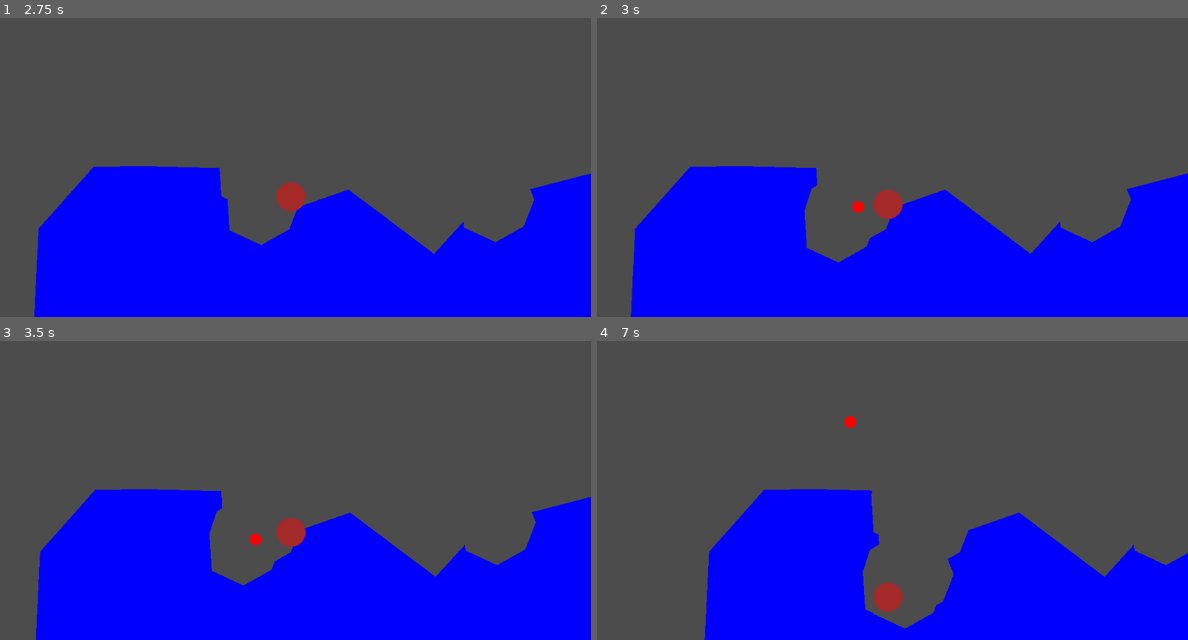
Above: before the commit, frames 1-4 (two rows, left to right).
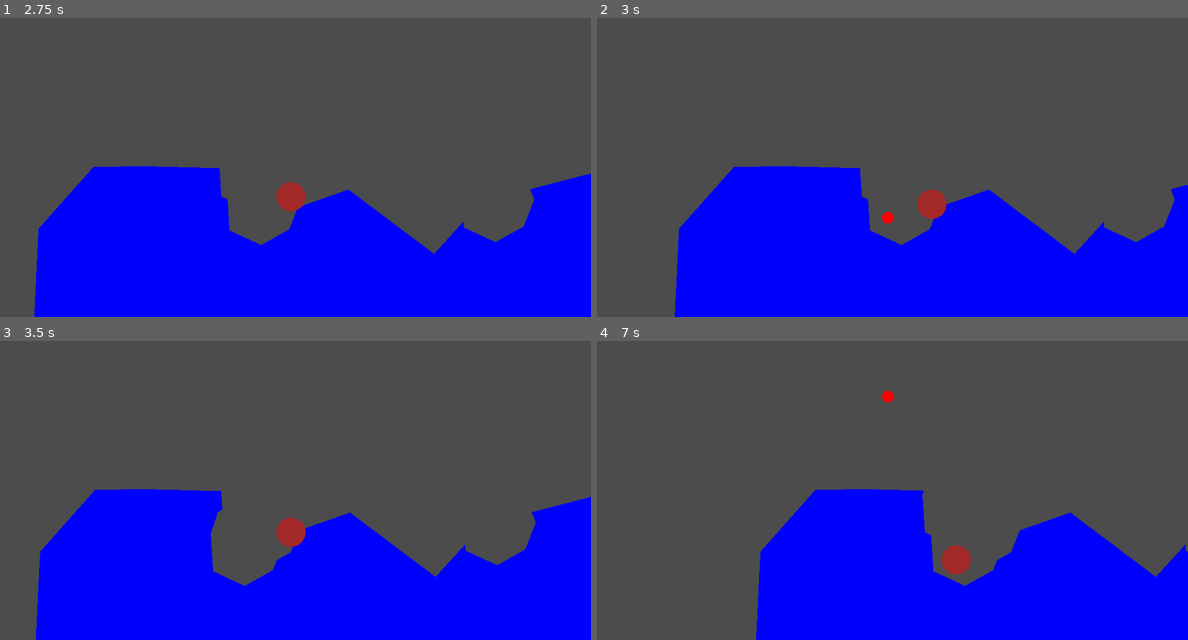
Above: after the commit, the same moments.

Repository: the-g-force/GGJ23
Game: Godot game, scene res://World/World.tscn
Two runs of this game, one before a commit and one after it. Both use one fixed random seed, a clock stepped at 60 frames per second and the inputs below.
Inputs (mouse positions are in pixels of both pictures, inside the frame that each line leads up to):
- Up to frame 1 (2.75 s): move the mouse to (425, 122) at 0.52 s; hold Space (p0_shoot) 0.53-1.28 s; hold D (p0_right) 0.53-2.03 s; move the mouse to (171, 158) at 1.27 s; tap Space (p0_shoot) at 1.35 s; move the mouse to (348, 65) at 2.02 s; hold A (p0_left) from 2.03 s (still down); hold Space (p0_shoot) from 2.03 s (still down)
- Up to frame 2 (3 s): move the mouse to (857, 212) at 2.77 s; release A (p0_left) at 2.78 s; release Space (p0_shoot) at 2.78 s; hold D (p0_right) from 2.78 s (still down); tap Space (p0_shoot) at 2.85 s
- Up to frame 3 (3.5 s): keep holding D (p0_right)
- Up to frame 4 (7 s): move the mouse to (1069, 517) at 3.52 s; hold Space (p0_shoot) 3.53-4.28 s; move the mouse to (709, 412) at 4.27 s; release D (p0_right) at 4.28 s; hold A (p0_left) 4.28-5.03 s; tap Space (p0_shoot) at 4.35, 5.85 s; move the mouse to (916, 463) at 5.02 s; hold D (p0_right) 5.03-5.78 s; hold Space (p0_shoot) 5.03-5.78 s; move the mouse to (797, 376) at 5.77 s; hold A (p0_left) from 5.78 s (still down); move the mouse to (1022, 445) at 6.52 s; hold Space (p0_shoot) from 6.53 s (still down)

Frame 1 is identical in both runs. In frame 2, 11% of the frame differs, in the area x 5-100%, y 49-100%; in frame 3, 0.2%; in frame 4, 13%, in the area x 18-100%, y 16-100%.

Commit message:
Prevent firing multiple shots at once

Diff:
--- a/project/Potato/Potato.gd
+++ b/project/Potato/Potato.gd
@@ -6,6 +6,8 @@
 
 var _velocity := Vector2.ZERO
 var _shoot_press_time := 0.0
+var _can_shoot := true
+
 
 func _physics_process(delta:float)->void:
 	$WeaponHinge.rotation = get_angle_to(get_global_mouse_position())
@@ -19,20 +21,28 @@
 
 	_velocity = move_and_slide(linear_velocity, Vector2.UP)
 
-	if Input.is_action_pressed("p0_shoot") and _shoot_press_time < 1.0:
+	if Input.is_action_pressed("p0_shoot") and _shoot_press_time < 1.0 and _can_shoot:
 		_shoot_press_time += delta
 
-	if Input.is_action_just_released("p0_shoot"):
+	if Input.is_action_just_released("p0_shoot") and _can_shoot:
 		_shoot()
 
 
 func _shoot()->void:
 	var bullet = preload("res://Bullet/Bullet.tscn").instance()
+
 	bullet.global_position = $WeaponHinge/Position2D.global_position
 	get_parent().add_child(bullet)
 	bullet.apply_impulse(Vector2.ZERO, lerp(Vector2.ZERO, Vector2.RIGHT.rotated($WeaponHinge.rotation) * 400, _shoot_press_time))
+
 	_shoot_press_time = 0.0
+	_can_shoot = false
+
 	emit_signal("fired", bullet)
+
+	# single-player playtest placeholder
+	yield(bullet, "tree_exited")
+	_can_shoot = true
 
 
 func _draw():
